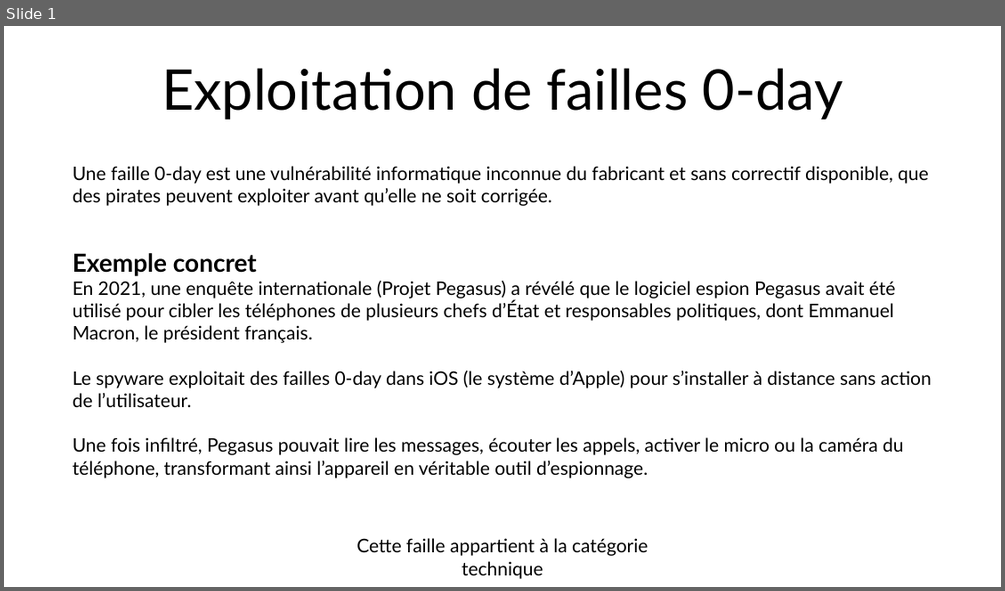
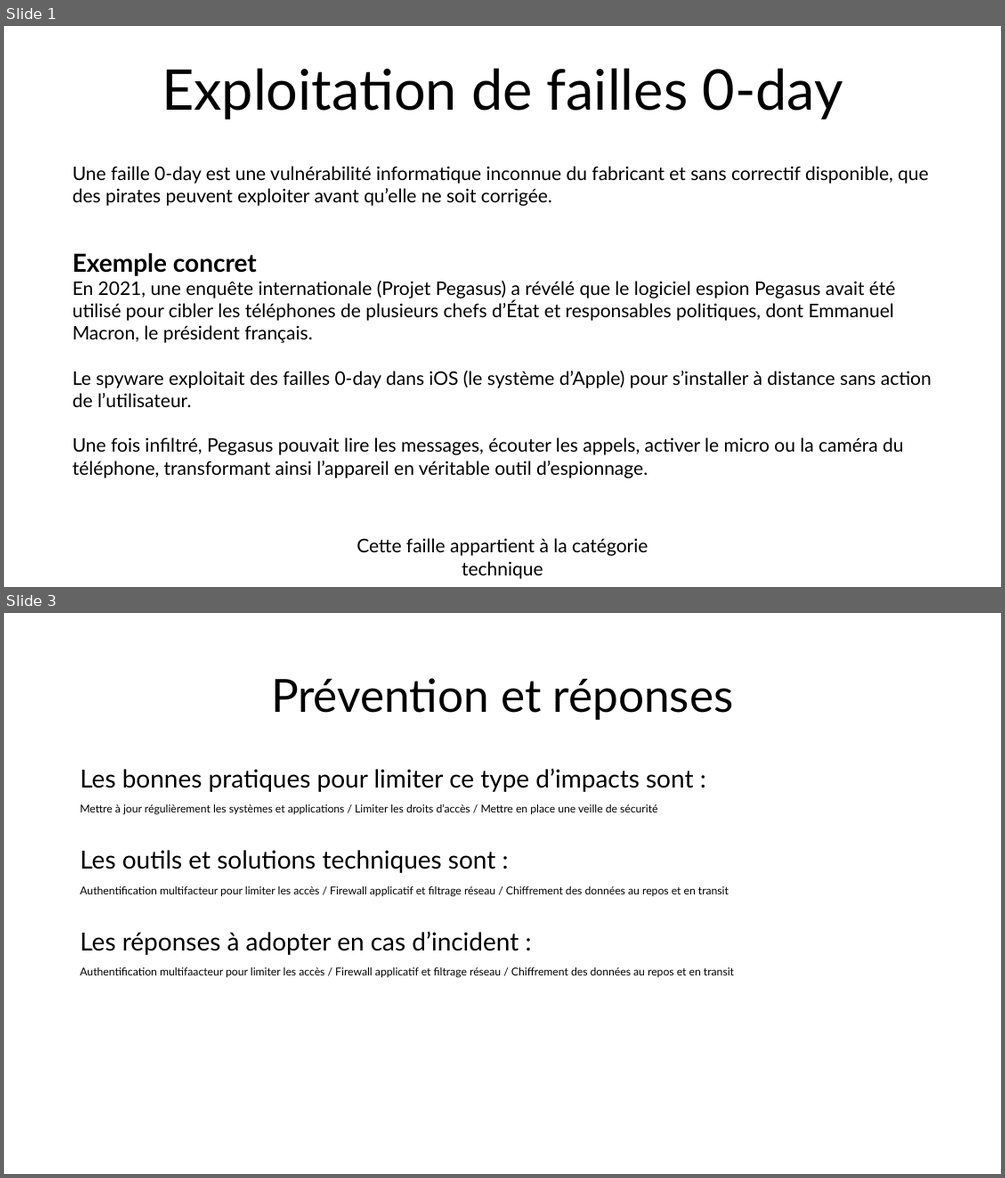
Before and after one commit to lilianmirabel/TPodoo, a slide deck: TP6_Exploitation_faille_0day_Lilian_Ander.pptx. Shown one above the other, each under a label of ours: slide 1 before the commit, slides 1 and 3 after it; the slides between them are not shown. The pictures are 1005x591 and 1005x1178 pixels, drawn with LibreOffice and Linux fonts; fonts in the diff are those of the drawing. Boxes give left, top, right and bottom in pixels: in the first picture for what was removed or moved away, otherwise in the second. Text is boxed around its words. In the diff, an @@ line names an element or a change of style, - is before the commit and + after.

```diff
--- a/TP6_Exploitation_faille_0day_Lilian_Ander.pptx
+++ b/TP6_Exploitation_faille_0day_Lilian_Ander.pptx
@@ slide 3 added at (x1=4, y1=613, x2=1001, y2=1174), background #FFFFFF @@
@@ title added at (x1=271, y1=678, x2=734, y2=720), 44 pt, text #000000 @@
+Prévention et réponses
@@ text added at (x1=80, y1=768, x2=734, y2=978), 10.5 pt, text #000000 @@
+Les bonnes pratiques pour limiter ce type d’impacts sont :
+Mettre à jour régulièrement les systèmes et applications / Limiter les droits d’accès / Mettre en place une veille de sécurité
+Les outils et solutions techniques sont :
+Authentification multifacteur pour limiter les accès / Firewall applicatif et filtrage réseau / Chiffrement des données au repos et en transit
+Les réponses à adopter en cas d’incident :
+Authentification multifaacteur pour limiter les accès / Firewall applicatif et filtrage réseau / Chiffrement des données au repos et en transit
```
Also in this commit, not shown: 1 slide changed, 2 other files.
